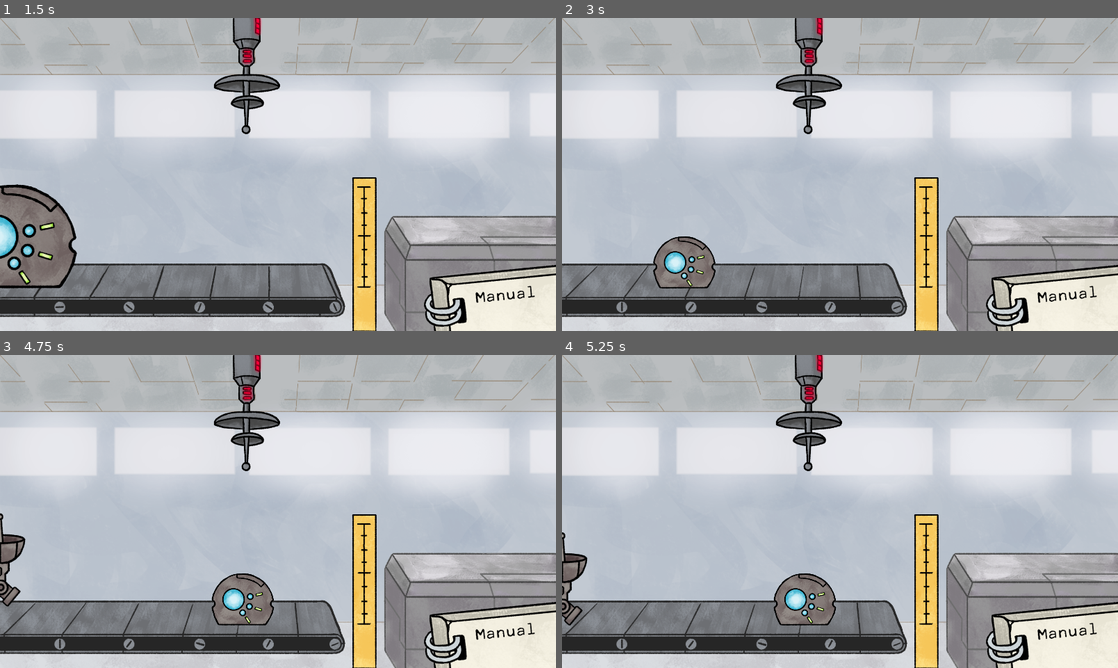
Above: before the commit, frames 1-4 (two rows, left to right).
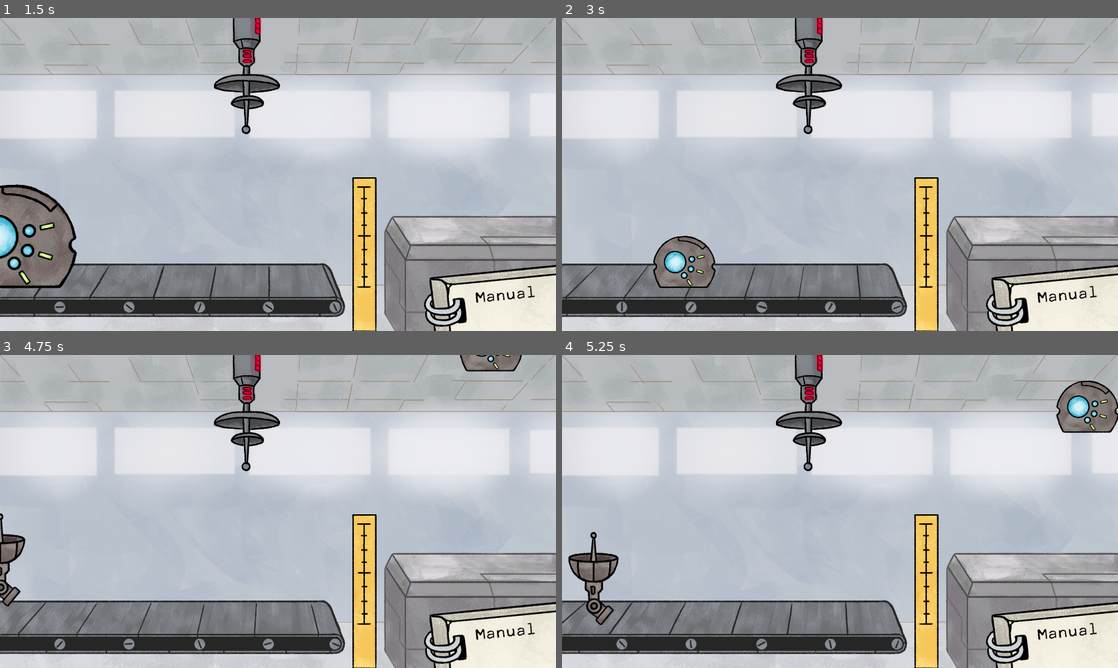
Above: after the commit, the same moments.

Repository: saadjiqbal/tip-the-scales
Game: Godot game, scene res://scenes/game.tscn
Same seed, same stepped clock (60 frames per second), same inputs: the game is played once before the commit and once after it. The project has no main scene, so this scene is started directly.
Inputs (mouse positions are in pixels of both pictures, inside the frame that each line leads up to):
- Up to frame 1 (1.5 s): tap Enter (ui_accept) at 0.5, 0.6, 0.77, 1.07 s; move the mouse to (400, 158) at 0.52 s; click (400, 158) at 0.67 s; move the mouse to (166, 190) at 1.27 s; click (166, 190) at 1.35 s
- Up to frame 2 (3 s): tap Enter (ui_accept) at 1.52, 1.55, 1.82, 2.3, 2.85 s; move the mouse to (612, 237) at 2.02 s; hold Right mouse button (RightClick) 2.03-2.78 s; click (612, 237) at 2.17 s; move the mouse to (812, 237) at 2.77 s; click (812, 237) at 2.92 s
- Up to frame 3 (4.75 s): tap Enter (ui_accept) at 3.02, 3.32, 3.77, 3.8, 4.07, 4.52, 4.55 s; move the mouse to (444, 558) at 3.52 s; press the mouse at (444, 558) at 3.53 s; move the mouse to (0, 433) at 4.27 s; release the mouse at (0, 433) at 4.28 s; right-click (0, 433) at 4.35 s; click (0, 433) at 4.42 s
- Up to frame 4 (5.25 s): tap Enter (ui_accept) at 4.82, 5.1 s; move the mouse to (867, 511) at 5.02 s; click (867, 511) at 5.17 s

Frame 1 is identical in both runs. In frame 2, 0.3% of the frame differs, in the area x 16-28%, y 69-87%; in frame 3, 2.2%; in frame 4, 4.7%, in the area x 0-100%, y 8-96%.

Commit message:
Object not moving on conveyor fix

Diff:
--- a/scenes/conveyor_belt.tscn
+++ b/scenes/conveyor_belt.tscn
@@ -31,7 +31,7 @@
 size = Vector2(3518, 93)
 
 [sub_resource type="RectangleShape2D" id="RectangleShape2D_2d8m4"]
-size = Vector2(2.125, 35.375)
+size = Vector2(1.985, 35.375)
 
 [node name="ConveyorBelt" type="AnimatedSprite2D"]
 position = Vector2(0, 846)
@@ -54,12 +54,17 @@
 collision_mask = 3
 
 [node name="CollisionShape2D" type="CollisionShape2D" parent="ObjectDetector"]
-position = Vector2(0.9225, 70.3125)
+position = Vector2(0.9925, 70.3125)
 shape = SubResource("RectangleShape2D_2d8m4")
 
 [node name="AudioStreamPlayer" type="AudioStreamPlayer" parent="."]
 stream = ExtResource("6_nx7qx")
 volume_db = 8.771
 
+[node name="Timer" type="Timer" parent="."]
+wait_time = 0.1
+one_shot = true
+
 [connection signal="area_entered" from="ObjectDetector" to="." method="_on_object_detector_area_entered"]
 [connection signal="area_exited" from="ObjectDetector" to="." method="_on_object_detector_area_exited"]
+[connection signal="timeout" from="Timer" to="." method="_on_timer_timeout"]
--- a/scenes/teleporter.tscn
+++ b/scenes/teleporter.tscn
@@ -9,8 +9,23 @@
 script = ExtResource("2_st1fq")
 
 [node name="RayCast2D" type="RayCast2D" parent="."]
-position = Vector2(80, 0)
-scale = Vector2(200, 14.5)
+position = Vector2(-64, 0)
+scale = Vector2(10, 1e-05)
+
+[node name="RayCast2D2" type="RayCast2D" parent="."]
+scale = Vector2(10, 14.5)
+
+[node name="RayCast2D3" type="RayCast2D" parent="."]
+position = Vector2(64, 0)
+scale = Vector2(10, 14.5)
+
+[node name="RayCast2D4" type="RayCast2D" parent="."]
+position = Vector2(128, 0)
+scale = Vector2(10, 14.5)
+
+[node name="RayCast2D5" type="RayCast2D" parent="."]
+position = Vector2(192, 0)
+scale = Vector2(10, 14.5)
 
 [node name="AudioStreamPlayer" type="AudioStreamPlayer" parent="."]
 stream = ExtResource("3_1p2uf")
--- a/scripts/conveyor_belt.gd
+++ b/scripts/conveyor_belt.gd
@@ -32,4 +32,13 @@
 
 func _on_object_detector_area_exited(area: Area2D) -> void:
 	self.play("roll")
+	belt_collision.position.y += 1.0
 	part_under_teleporter = false
+	$Timer.start()
+
+func bring_belt_back_down():
+	pass
+
+
+func _on_timer_timeout() -> void:
+	belt_collision.position.y -= 1.0
--- a/scripts/object_resize.gd
+++ b/scripts/object_resize.gd
@@ -17,8 +17,32 @@
 func _ready() -> void:
 	pass
 
-func _physics_process(delta):
+func _physics_process(delta) -> void:
 	scale_object(delta)
+	if Input.is_action_just_released("ui_accept"):
+		jitter_scale_up()
+		get_tree().create_timer(0.02).timeout.connect(jitter_scale_down)
+
+func jitter_scale_up():
+	sprite_2d.scale.x += 0.01
+	sprite_2d.scale.y += 0.01
+
+	collision_shape2d.scale.x += 0.01
+	collision_shape2d.scale.y += 0.01
+
+	physics_collision_shape.scale.x += 0.01
+	physics_collision_shape.scale.y += 0.01
+
+
+func jitter_scale_down():
+	sprite_2d.scale.x -= 0.01
+	sprite_2d.scale.y -= 0.01
+
+	collision_shape2d.scale.x -= 0.01
+	collision_shape2d.scale.y -= 0.01
+
+	physics_collision_shape.scale.x -= 0.01
+	physics_collision_shape.scale.y -= 0.01
 
 func scale_object(delta) -> void:
 	# Left click to scale up, right click to scale down
--- a/scripts/teleporter.gd
+++ b/scripts/teleporter.gd
@@ -1,9 +1,110 @@
 extends Sprite2D
+
+var colliding : bool
+var object_position : Vector2
+
+var ray1_colliding : bool
+var ray2_colliding : bool
+var ray3_colliding : bool
+var ray4_colliding : bool
+var ray5_colliding : bool
 
 # Called every frame. 'delta' is the elapsed time since the previous frame.
 func _process(delta: float) -> void:
-	#Teleports the object coliding with the raycast
-	if Input.is_action_just_pressed("ui_accept") and $RayCast2D.is_colliding():
-		var ObjectPosition = $RayCast2D.get_collider().position
-		$RayCast2D.get_collider().position = Vector2(1650, -50)
+	get_object_posistion()
+	check_collisions()
+
+	if Input.is_action_just_pressed("ui_accept") and colliding:
+		if ray1_colliding:
+			ray1_colliding = false
+		elif ray2_colliding:
+			$RayCast2D2.get_collider().position = Vector2(1650, -50)
+		elif ray3_colliding:
+			$RayCast2D3.get_collider().position = Vector2(1650, -50)
+		elif ray4_colliding:
+			$RayCast2D4.get_collider().position = Vector2(1650, -50)
+		elif ray5_colliding:
+			$RayCast2D5.get_collider().position = Vector2(1650, -50)
+
+
 		$AudioStreamPlayer.play()
+
+func check_collisions():
+	if $RayCast2D.is_colliding():
+		ray1_colliding = true
+		ray2_colliding = false
+		ray3_colliding = false
+		ray4_colliding = false
+		ray5_colliding = false
+		colliding = true
+	elif !$RayCast2D.is_colliding() && $RayCast2D2.is_colliding():
+		ray1_colliding = false
+		ray2_colliding = true
+		ray3_colliding = false
+		ray4_colliding = false
+		ray5_colliding = false
+		colliding = true
+	elif !$RayCast2D2.is_colliding() && $RayCast2D3.is_colliding():
+		ray1_colliding = false
+		ray2_colliding = false
+		ray3_colliding = true
+		ray4_colliding = false
+		ray5_colliding = false
+		colliding = true
+	elif !$RayCast2D3.is_colliding() && $RayCast2D4.is_colliding():
+		ray1_colliding = false
+		ray2_colliding = false
+		ray3_colliding = false
+		ray4_colliding = true
+		ray5_colliding = false
+		colliding = true
+	elif !$RayCast2D4.is_colliding() && $RayCast2D5.is_colliding():
+		ray1_colliding = false
+		ray2_colliding = false
+		ray3_colliding = false
+		ray4_colliding = false
+		ray5_colliding = true
+		colliding = true
+	else:
+		ray1_colliding = false
+		ray2_colliding = false
+		ray3_colliding = false
+		ray4_colliding = false
+		ray5_colliding = false
+		colliding = false
+
+
+
+	#if ray1_colliding == true:
+		#object_position = $RayCast2D.get_collider().position
+	#elif ray2_colliding == true:
+		#object_position = $RayCast2D2.get_collider().position
+	#elif ray3_colliding == true:
+		#object_position = $RayCast2D3.get_collider().position
+	#elif ray4_colliding == true:
+		#object_position = $RayCast2D4.get_collider().position
+	#elif ray5_colliding == true:
+		#object_position = $RayCast2D5.get_collider().position
+	#else:
+		#object_position = Vector2(0, 0)
+	#
+	#if !ray1_colliding && !ray2_colliding && !ray3_colliding && !ray4_colliding && !ray5_colliding:
+		#object_position = Vector2(0, 0)
+
+
+
+func get_object_posistion():
+	pass
+	#if ray1_colliding == true:
+		#object_position = $RayCast2D.get_collider().position
+	#elif ray2_colliding == true:
+		#object_position = $RayCast2D2.get_collider().position
+	#elif ray3_colliding == true:
+		#object_position = $RayCast2D3.get_collider().position
+	#elif ray4_colliding == true:
+		#object_position = $RayCast2D4.get_collider().position
+	#elif ray5_colliding == true:
+		#object_position = $RayCast2D5.get_collider().position
+		#
+	#if !ray1_colliding && !ray2_colliding && !ray3_colliding && !ray4_colliding && !ray5_colliding:
+		#object_position = Vector2(0, 0)
